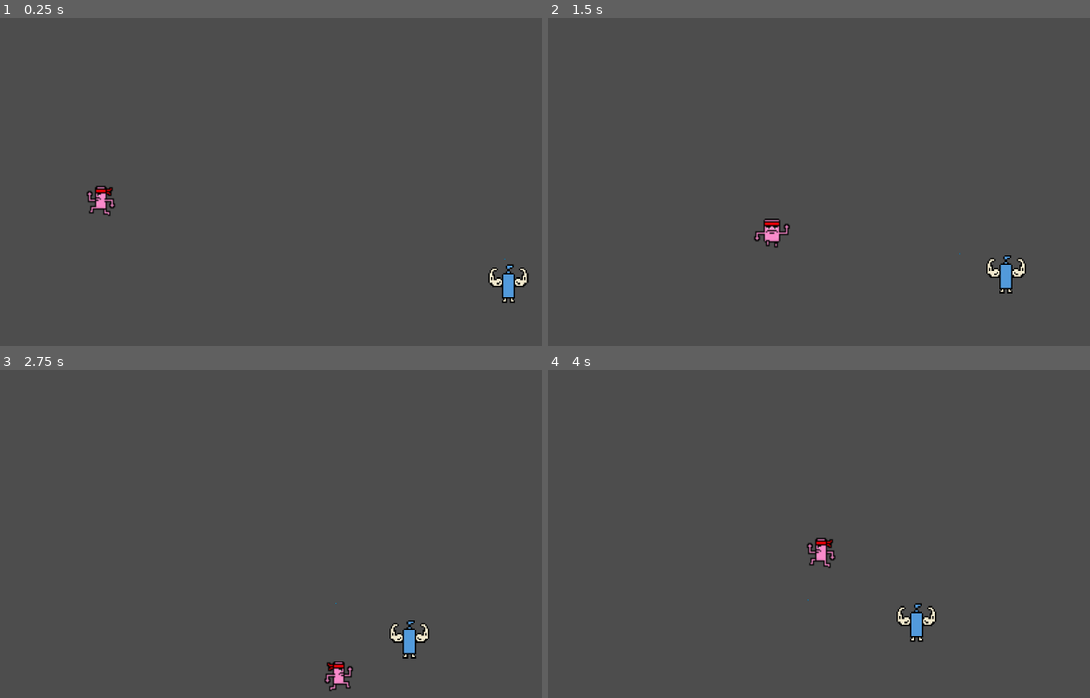
Above: before the commit, frames 1-4 (two rows, left to right).
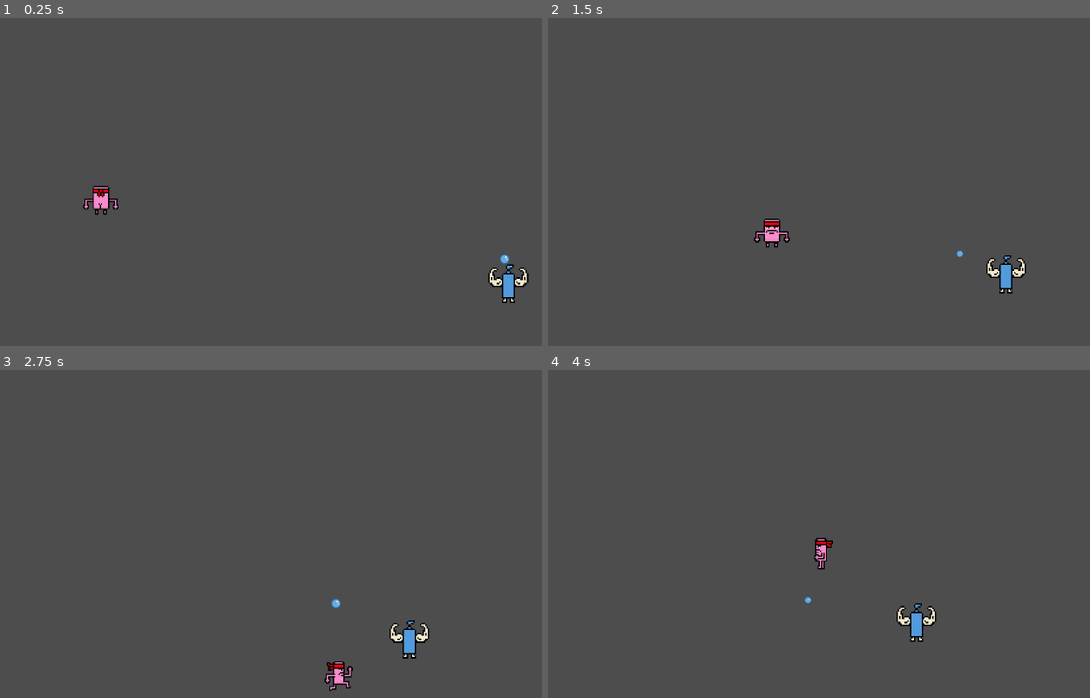
Above: after the commit, the same moments.

Repository: Tibo3103/BagarreBaignoire
Game: Godot game, scene res://main.tscn
Same seed, same stepped clock (60 frames per second), same inputs: the game is played once before the commit and once after it.
Inputs:
- Up to frame 1 (0.25 s): no input
- Up to frame 2 (1.5 s): hold D (move_right) 0.53-1.28 s; hold S (move_backward) from 1.28 s (still down)
- Up to frame 3 (2.75 s): release S (move_backward) at 2.03 s; hold D (move_right) from 2.03 s (still down)
- Up to frame 4 (4 s): release D (move_right) at 2.78 s; hold W (move_forward) 2.78-3.53 s; hold A (move_left) from 3.53 s (still down)

The runs differ from the first frame. In frame 1, 0.4% of the frame differs, in the area x 15-95%, y 51-75%; in frame 2, 0.2%; in frame 3, 0.2%; in frame 4, 0.3%.

Commit message:
images plus floues et animations fluides

Diff:
--- a/bubulle.gd
+++ b/bubulle.gd
@@ -5,6 +5,7 @@
 var direction = Vector2.ZERO  # Initialisation par défaut
 
 func _ready():
+	$AnimatedSprite2D.play()
 	# Récupère le joueur (s'assure qu'il existe)
 	player = get_parent().get_parent().get_node_or_null("Player")
 	if player:
@@ -14,11 +15,13 @@
 		print("Le nœud 'Player' n'a pas été trouvé !")
 
 func _physics_process(delta):
+	$AnimatedSprite2D.play()
 	if direction != Vector2.ZERO:
 		# Applique une force à l'objet pour qu'il se déplace dans la direction
 		# "Linear Velocity" est recommandé pour RigidBody2D
 		linear_velocity = direction * speed
 
 func _on_visible_on_screen_notifier_2d_screen_exited() -> void:
+	$AnimatedSprite2D.play()
 	# Supprime l'objet lorsque celui-ci quitte l'écran
 	queue_free()
--- a/player.tscn
+++ b/player.tscn
@@ -17,13 +17,16 @@
 [sub_resource type="SpriteFrames" id="SpriteFrames_jxko1"]
 animations = [{
 "frames": [{
-"duration": 1.0,
+"duration": 0.5,
+"texture": ExtResource("3_bkdmh")
+}, {
+"duration": 0.5,
 "texture": ExtResource("2_mp88c")
 }, {
-"duration": 1.0,
+"duration": 0.5,
 "texture": ExtResource("3_bkdmh")
 }, {
-"duration": 1.0,
+"duration": 0.5,
 "texture": ExtResource("4_pkwoi")
 }],
 "loop": true,
@@ -31,27 +34,33 @@
 "speed": 5.0
 }, {
 "frames": [{
-"duration": 1.0,
-"texture": ExtResource("8_h37fk")
-}, {
-"duration": 1.0,
+"duration": 0.5,
 "texture": ExtResource("9_pkijp")
 }, {
-"duration": 1.0,
+"duration": 0.5,
 "texture": ExtResource("10_nmksr")
+}, {
+"duration": 0.5,
+"texture": ExtResource("9_pkijp")
+}, {
+"duration": 0.5,
+"texture": ExtResource("8_h37fk")
 }],
 "loop": true,
 "name": &"droite",
 "speed": 5.0
 }, {
 "frames": [{
-"duration": 1.0,
+"duration": 0.5,
+"texture": ExtResource("6_6ydee")
+}, {
+"duration": 0.5,
 "texture": ExtResource("5_3tt0j")
 }, {
-"duration": 1.0,
+"duration": 0.5,
 "texture": ExtResource("6_6ydee")
 }, {
-"duration": 1.0,
+"duration": 0.5,
 "texture": ExtResource("7_6x3n1")
 }],
 "loop": true,
@@ -59,13 +68,16 @@
 "speed": 5.0
 }, {
 "frames": [{
-"duration": 1.0,
+"duration": 0.5,
+"texture": ExtResource("12_tig3n")
+}, {
+"duration": 0.5,
 "texture": ExtResource("11_fd2ud")
 }, {
-"duration": 1.0,
+"duration": 0.5,
 "texture": ExtResource("12_tig3n")
 }, {
-"duration": 1.0,
+"duration": 0.5,
 "texture": ExtResource("13_b6r3t")
 }],
 "loop": true,
@@ -84,8 +96,7 @@
 position = Vector2(1.05115, -2.26136)
 scale = Vector2(-2.8889, 3.03444)
 sprite_frames = SubResource("SpriteFrames_jxko1")
-animation = &"gauche"
-frame_progress = 0.0322032
+animation = &"haut"
 
 [node name="CollisionShape2D" type="CollisionShape2D" parent="."]
 position = Vector2(1, -2)
--- a/project.godot
+++ b/project.godot
@@ -45,5 +45,6 @@
 
 [rendering]
 
+textures/canvas_textures/default_texture_filter=0
 renderer/rendering_method="gl_compatibility"
 renderer/rendering_method.mobile="gl_compatibility"
Binary file changed: images/Bulle1.png
Binary file changed: images/Bulle2.png
Binary file changed: images/Bulle3.png
